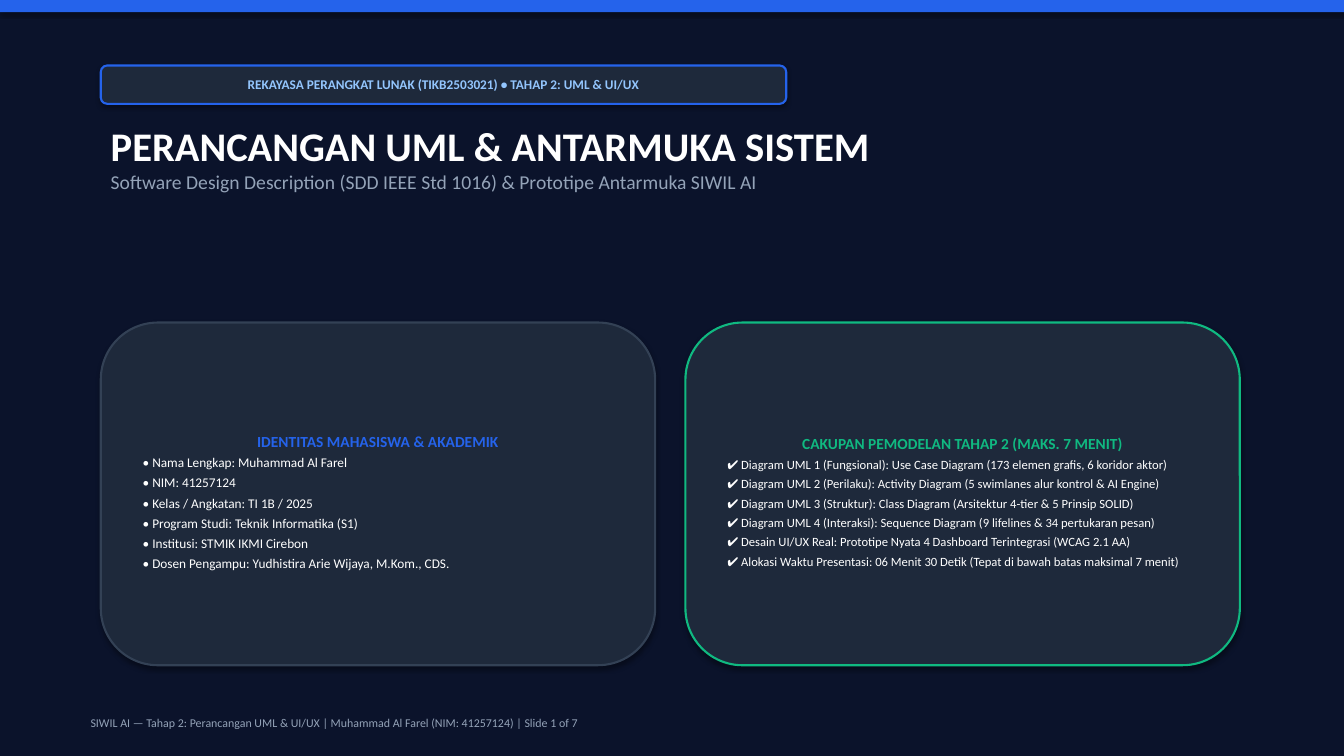
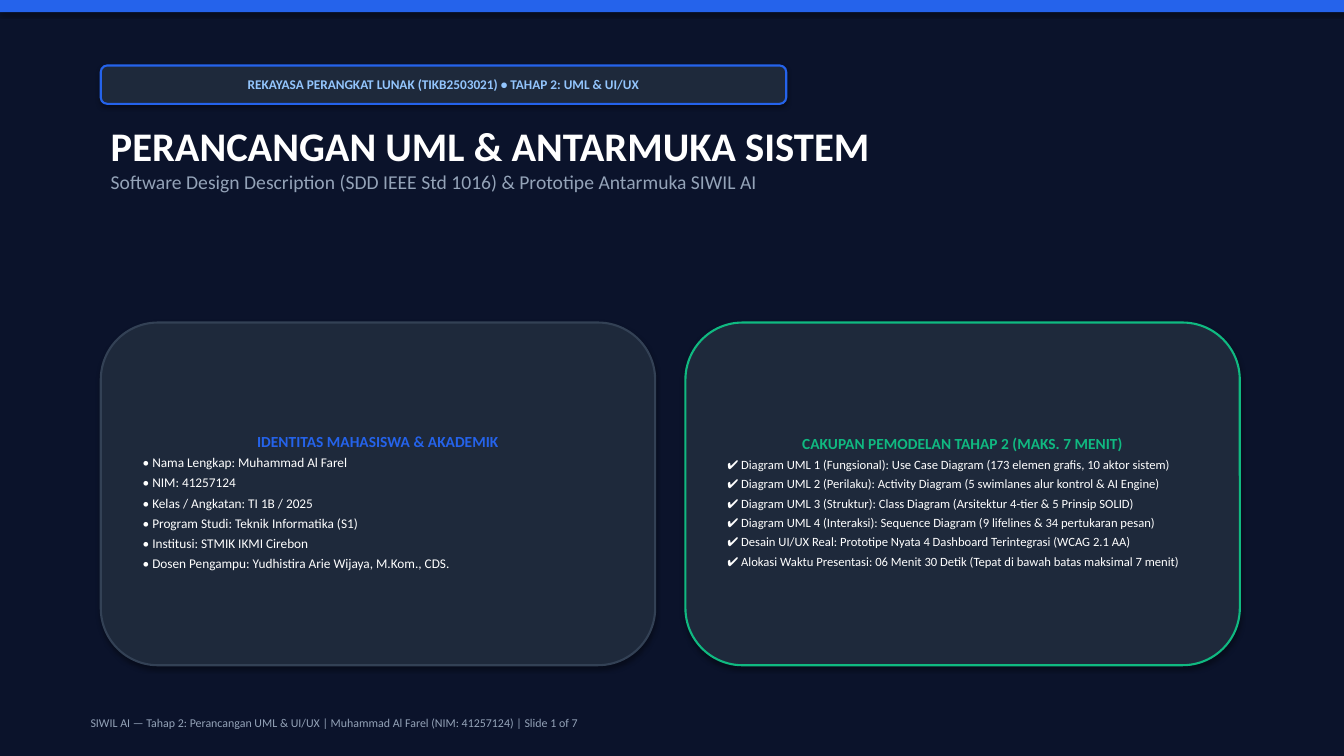
Before and after one commit to Yenvys/SistemWilayah, a slide deck: slide 1 of PRESENTASI_TAHAP_2_UML_SDD.pptx. Drawn at 1344x756 pixels with LibreOffice and Linux fonts; fonts in the diff are those of the drawing. Boxes give left, top, right and bottom in pixels: in the first picture for what was removed or moved away, otherwise in the second. Text is boxed around its words. In the diff, an @@ line names an element or a change of style, - is before the commit and + after.

Commit message:
feat(docs): mutakhirkan daftar 10 aktor sistem (6 manusia & 4 gateway/otomasi) pada PRD, SDD, slide, dan naskah

```diff
--- a/PRESENTASI_TAHAP_2_UML_SDD.pptx
+++ b/PRESENTASI_TAHAP_2_UML_SDD.pptx
@@ text in rounded rectangle at box(741, 460, 1170, 471): text changed @@
-✔ Diagram UML 1 (Fungsional): Use Case Diagram (173 elemen grafis, 6 koridor aktor)
+✔ Diagram UML 1 (Fungsional): Use Case Diagram (173 elemen grafis, 10 aktor sistem)
```
Also in this commit, not shown: 1 other slide changed, 6 other files.
